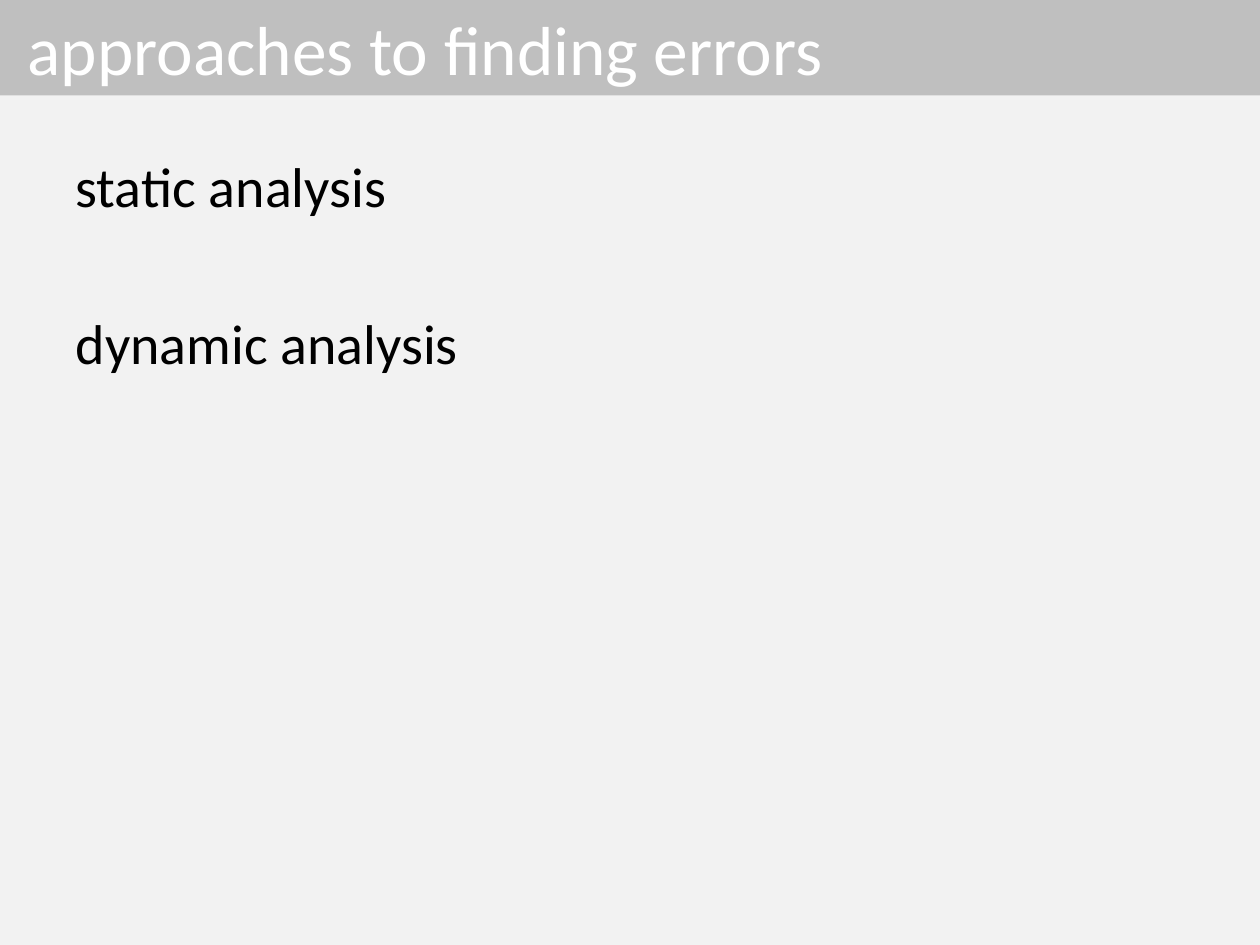
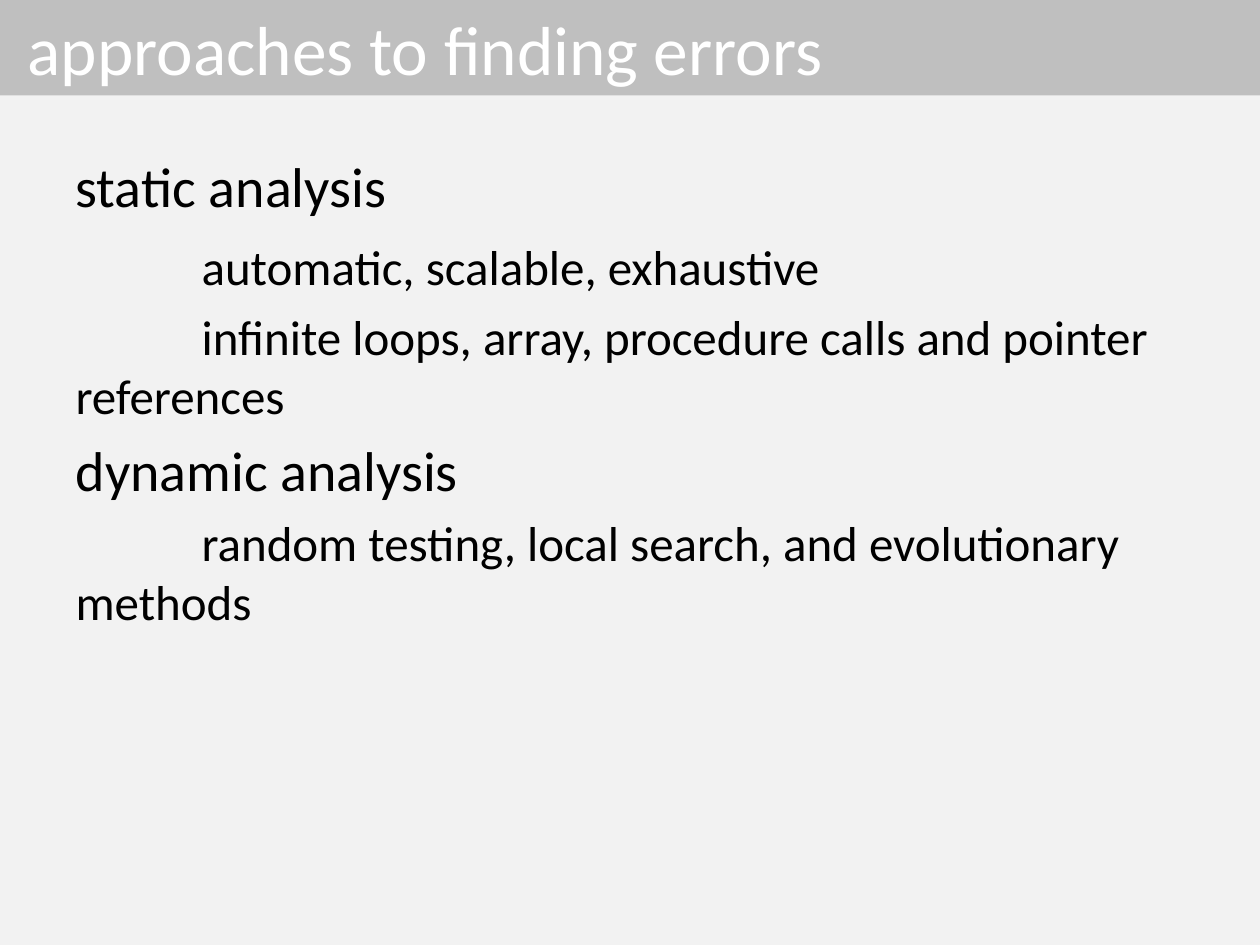
Before and after one commit to dinhngocthi/GAsource, a slide deck: slide 4 of CFT4CUnitSrc/src/report/ACOMP2016_Presentation.pptx. Drawn at 1260x945 pixels with LibreOffice and Linux fonts; fonts in the diff are those of the drawing. Boxes give left, top, right and bottom in pixels: in the first picture for what was removed or moved away, otherwise in the second. Text is boxed around its words. In the diff, an @@ line names an element or a change of style, - is before the commit and + after.

```diff
--- a/CFT4CUnitSrc/src/report/ACOMP2016_Presentation.pptx
+++ b/CFT4CUnitSrc/src/report/ACOMP2016_Presentation.pptx
@@ text at [76,251,1147,415]: paragraphs added @@
+automatic, scalable, exhaustive
+infinite loops, array, procedure calls and pointer references
@@ text at [76,527,1119,621]: paragraph added @@
+random testing, local search, and evolutionary methods
```
Also in this commit, not shown: 4 slides added.
